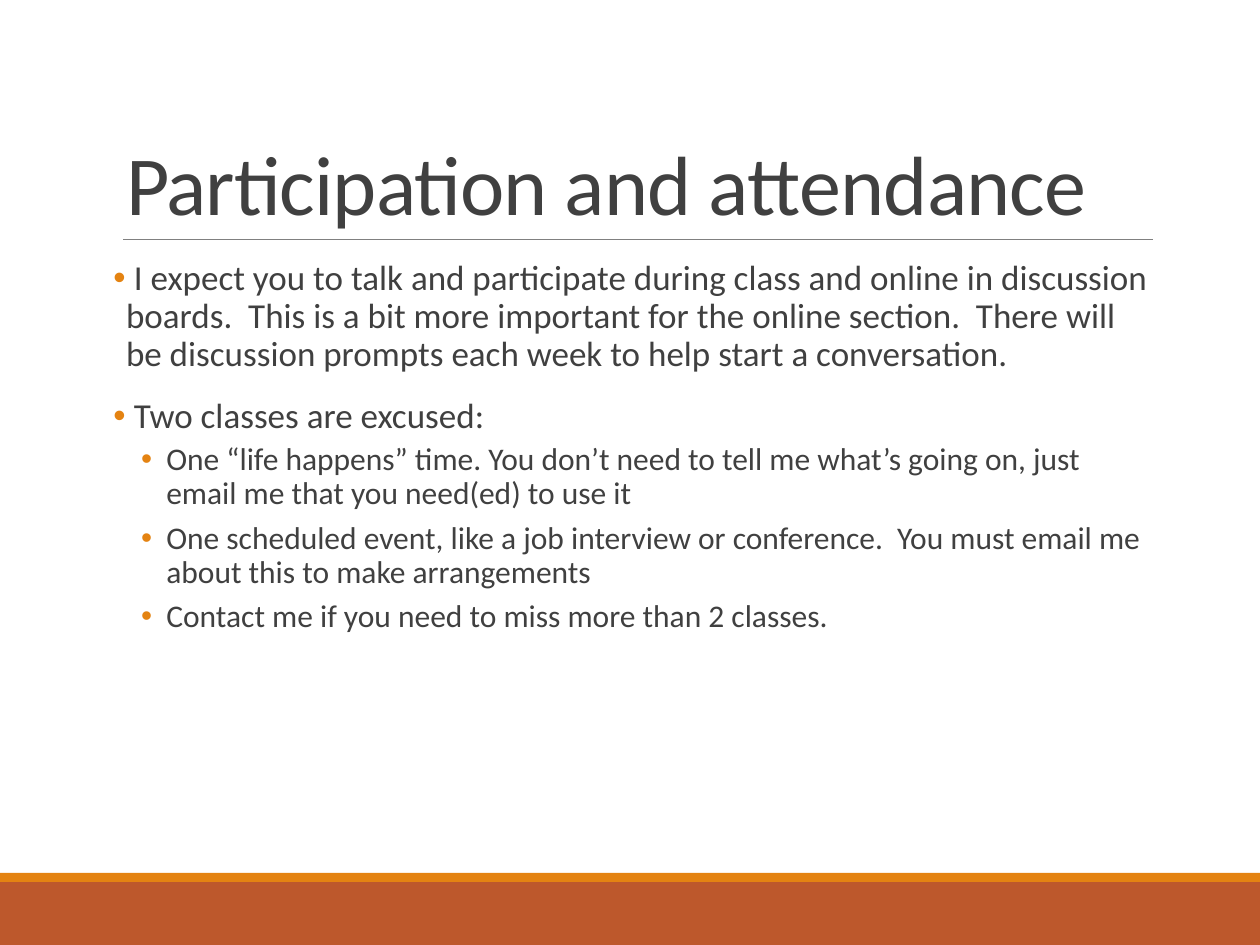
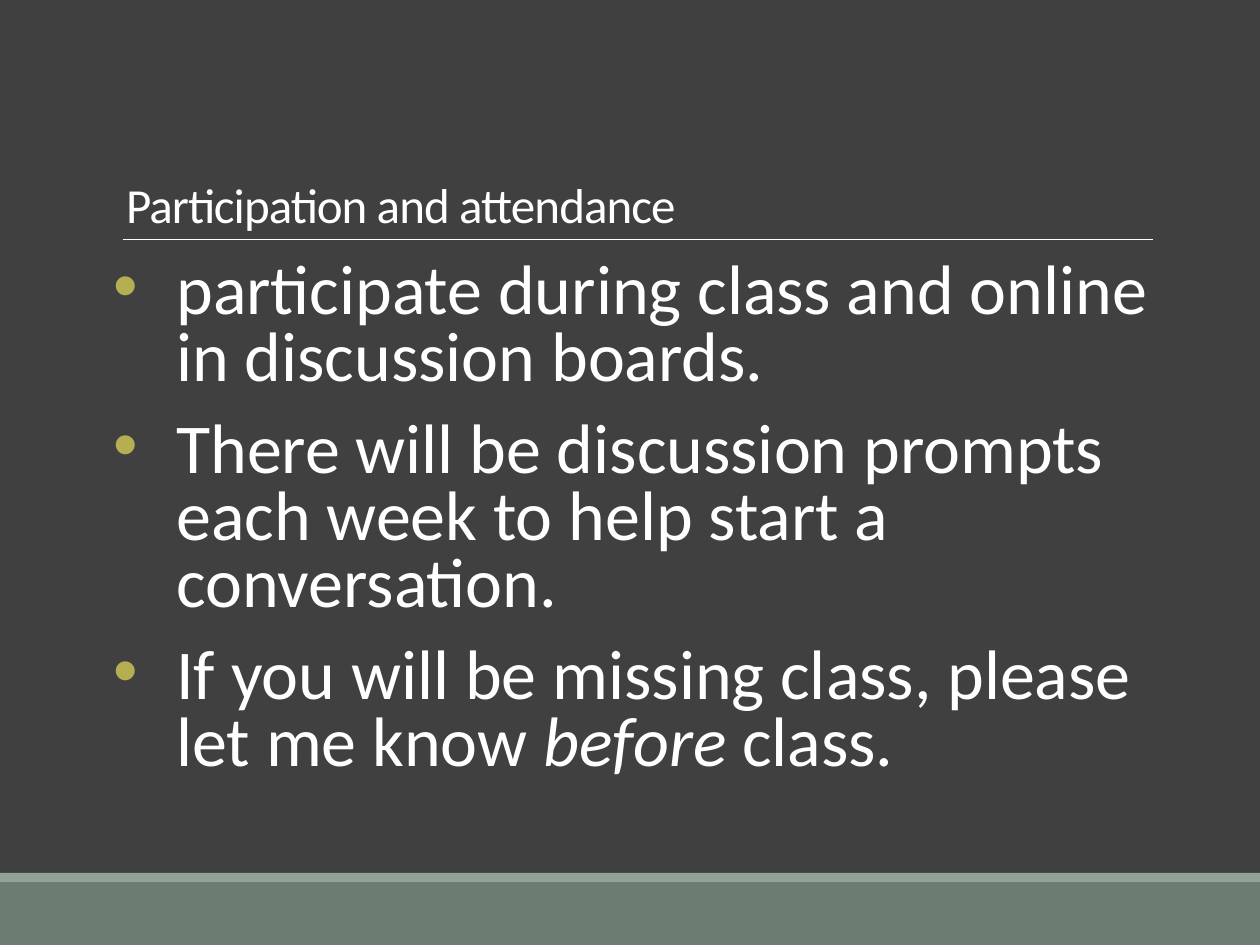
Before and after one commit to elliewix/IS-452-Spring2019, a slide deck: slide 14 of SUMMER2018-Lectures/IS452Fall2017Week01.pptx (slide 12 before the commit). Drawn at 1260x945 pixels with LibreOffice and Linux fonts; fonts in the diff are those of the drawing. Boxes give left, top, right and bottom in pixels: in the first picture for what was removed or moved away, otherwise in the second. Text is boxed around its words. In the diff, an @@ line names an element or a change of style, - is before the commit and + after.

```diff
--- a/SUMMER2018-Lectures/IS452Fall2017Week01.pptx
+++ b/SUMMER2018-Lectures/IS452Fall2017Week01.pptx
@@ background #FFFFFF to #404040 @@
@@ title "Participation and attendance" at (126, 189, 676, 231): size 48 to 28 pt, text colour #404040 to #FFFFFF @@
@@ line (123, 239) - (1153, 239): stroke #808080 0.5 pt to #FFFFFF 0.5 pt @@
@@ text at (176, 265, 1147, 774): text changed; size 18 to 40 pt; text colour #404040 to #FFFFFF @@
-• I expect you to talk and participate during class and online in discussion boards. This is a bit more important for the online section. There will be discussion prompts each week to help start a conversation.
-• Two classes are excused:
-  • One “life happens” time. You don’t need to tell me what’s going on, just email me that you need(ed) to use it
-  • One scheduled event, like a job interview or conference. You must email me about this to make arrangements
-  • Contact me if you need to miss more than 2 classes.
+• participate during class and online in discussion boards.
+• There will be discussion prompts each week to help start a conversation.
+• If you will be missing class, please let me know before class.
@@ rectangle at (0, 882, 1260, 945): fill #BD582C to #6B7D72 @@
@@ rectangle at (0, 873, 1260, 882): fill #E48312 to #93A299 @@
```
Also in this commit, not shown: 41 other slides changed, 2 slides added, 1 other file.
